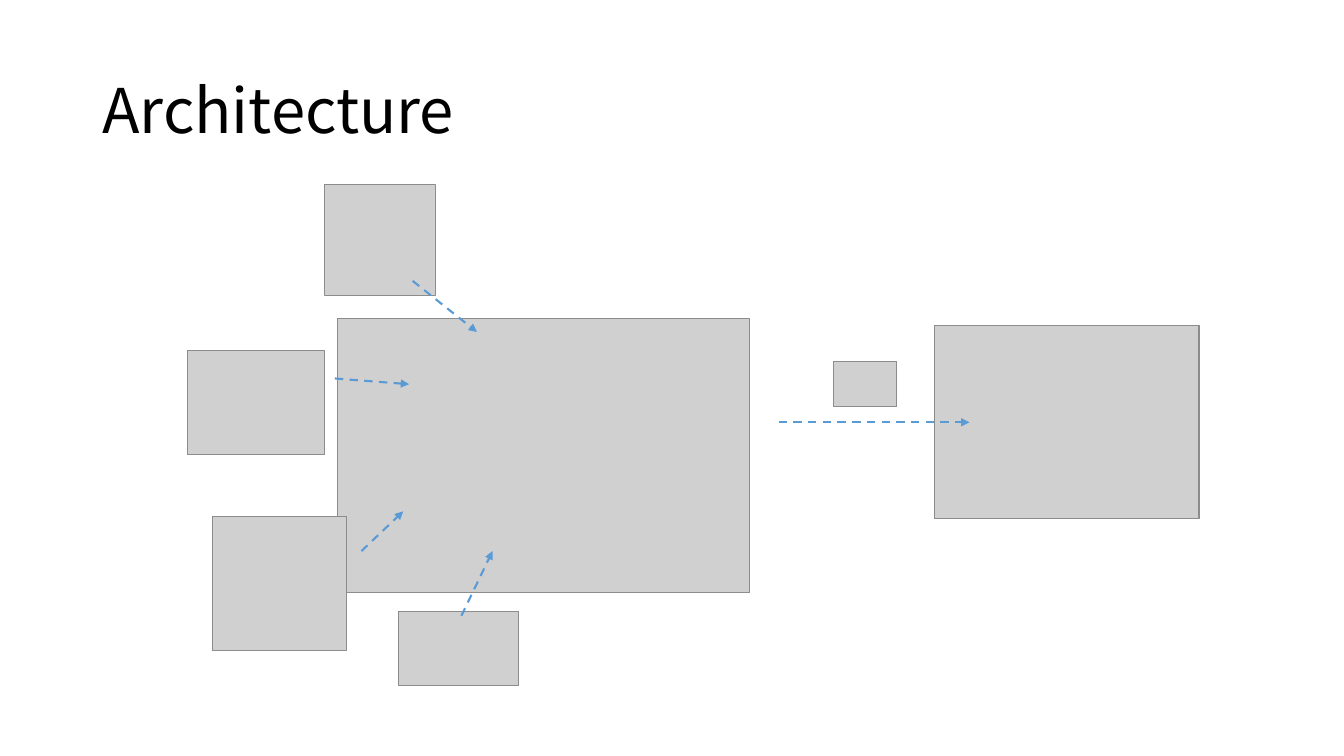
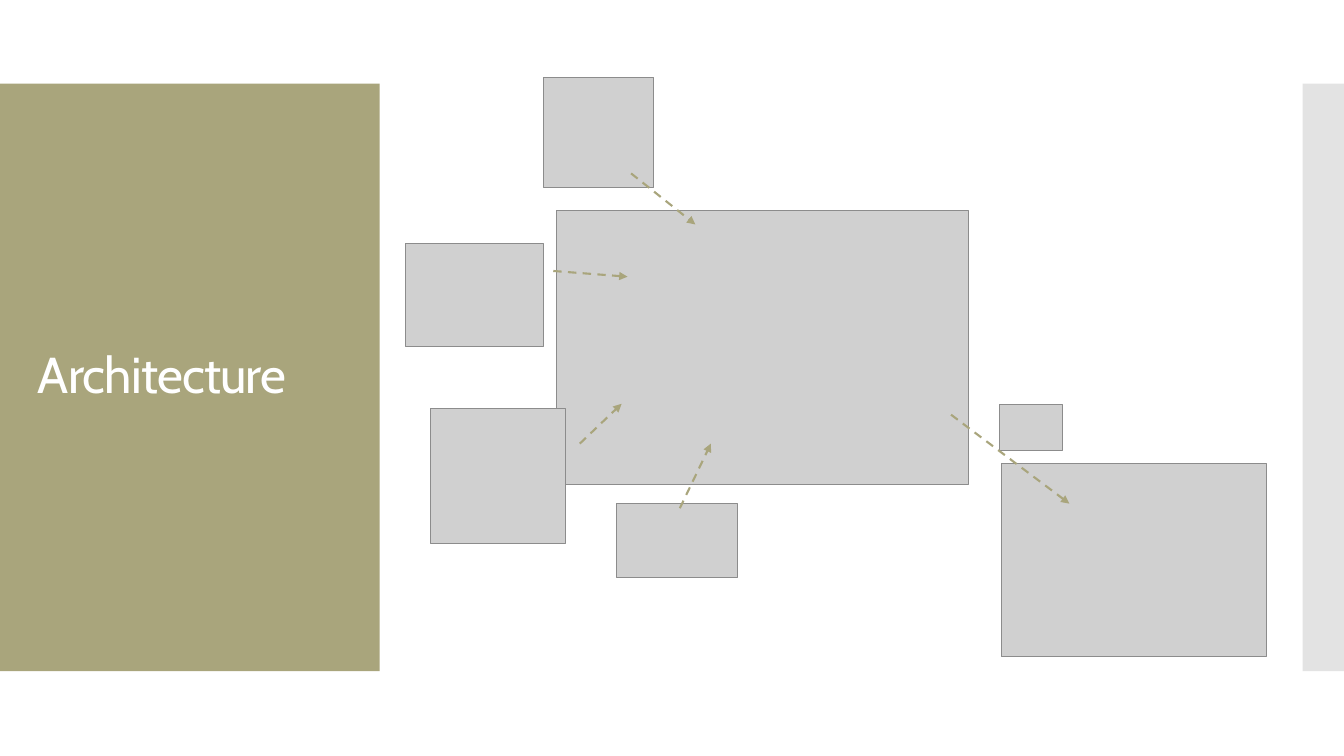
Before and after one commit to ricovalentino94/IoTProject, a slide deck: slide 5 of TeamProjectPPT.pptx. Drawn at 1344x756 pixels with LibreOffice and Linux fonts; fonts in the diff are those of the drawing; grey boxes stand for pictures. Boxes give left, top, right and bottom in pixels: in the first picture for what was removed or moved away, otherwise in the second. Text is boxed around its words. In the diff, an @@ line names an element or a change of style, - is before the commit and + after.

Commit message:
layout PPT project edited

```diff
--- a/TeamProjectPPT.pptx
+++ b/TeamProjectPPT.pptx
@@ rectangle added at bbox=[0, 84, 380, 671], fill #A9A57C @@
@@ rectangle added at bbox=[1303, 84, 1344, 671], fill #C8C8C8 at 50% opacity @@
@@ title "Architecture": place and size @@
-title "Architecture" at bbox=[102, 84, 454, 134]
+title "Architecture" at bbox=[38, 355, 286, 394]
@@ title "Architecture" at bbox=[38, 355, 286, 394]: size 44 to 36 pt, font Noto Sans CJK KR to Cabin, text colour #000000 to #FFFFFF, letter spacing 0 to -0.6 pt @@
@@ 3 pictures, 2 arrows: place and size @@
-3 pictures, 2 arrows at bbox=[188, 281, 750, 651]
+3 pictures, 2 arrows at bbox=[406, 173, 969, 543]
@@ arrow (631, 173) - (696, 225): stroke #5B9BD5 1.5 pt dashed to #A9A57C 1.5 pt dashed @@
@@ arrow (554, 271) - (628, 276): stroke #5B9BD5 1.5 pt dashed to #A9A57C 1.5 pt dashed @@
@@ 2 pictures, 2 arrows: place and size @@
-2 pictures, 2 arrows at bbox=[325, 185, 519, 686]
+2 pictures, 2 arrows at bbox=[543, 78, 738, 579]
@@ arrow (580, 444) - (622, 404): stroke #5B9BD5 1.5 pt dashed to #A9A57C 1.5 pt dashed @@
@@ arrow moved from (778, 422) - (970, 422) to (952, 414) - (1070, 504) @@
@@ arrow (952, 414) - (1070, 504): stroke #5B9BD5 1.5 pt dashed to #A9A57C 1.5 pt dashed @@
@@ picture: place and size @@
-picture at bbox=[834, 362, 897, 407]
+picture at bbox=[1000, 405, 1064, 451]
@@ arrow (680, 508) - (711, 444): stroke #5B9BD5 1.5 pt dashed to #A9A57C 1.5 pt dashed @@
@@ picture: place and size @@
-picture at bbox=[935, 326, 1200, 519]
+picture at bbox=[1001, 464, 1266, 657]
```
Also in this commit, not shown: 4 other slides changed.
